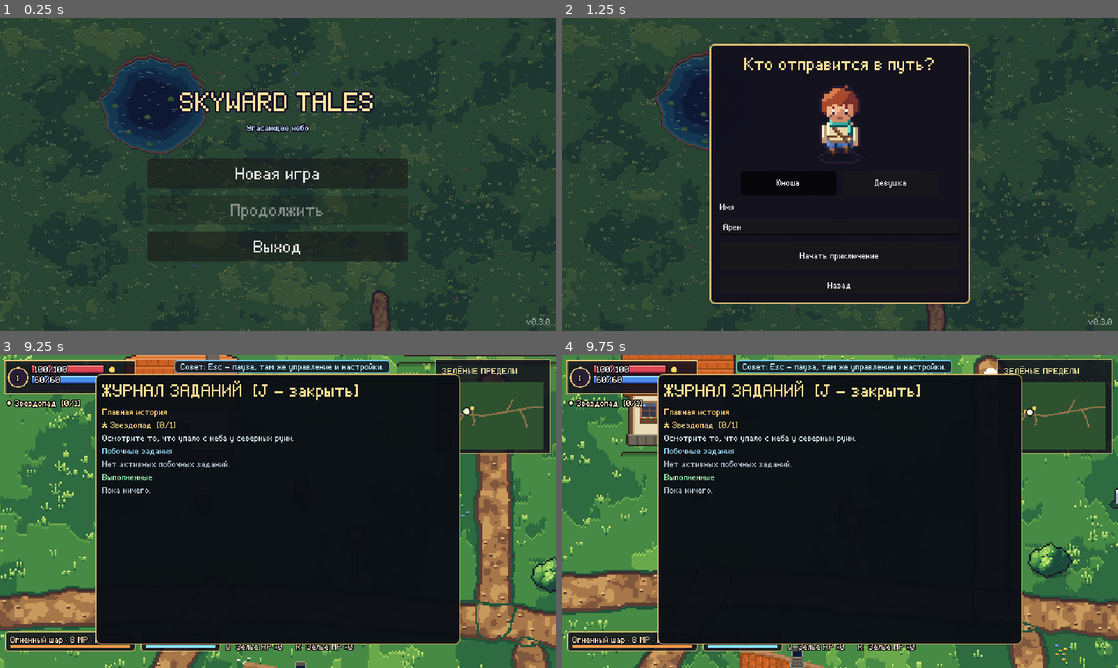
Above: before the commit, frames 1-4 (two rows, left to right).
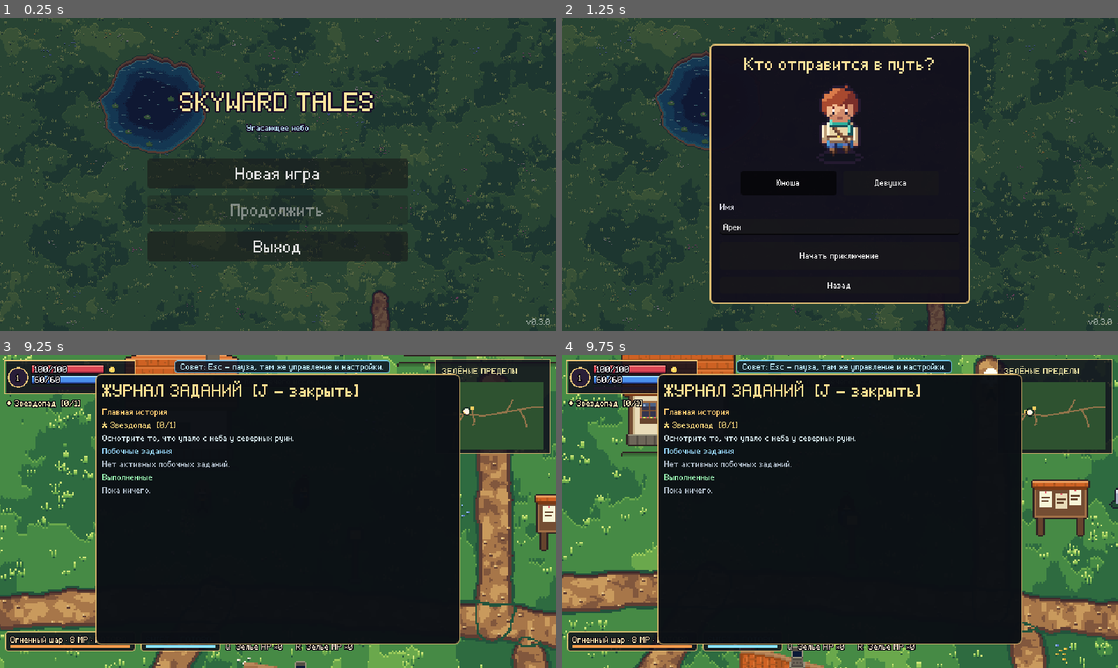
Above: after the commit, the same moments.

Repository: DoctorStrangeSH/Skyward-Tales
Game: Godot game, scene res://scenes/title_menu.tscn
Same seed, same stepped clock (60 frames per second), same inputs: the game is played once before the commit and once after it.
Inputs (mouse positions are in pixels of both pictures, inside the frame that each line leads up to):
- Up to frame 1 (0.25 s): no input
- Up to frame 2 (1.25 s): click "Новая игра" at 0.5 s
- Up to frame 3 (9.25 s): click "Начать приключение" at 1.25 s; tap Enter at 2 s; move the mouse to (250, 574) at 2.02 s; hold E (interact) 2.03-2.78 s; hold W (move_up) 2.03-3.53 s; click (250, 574) at 2.17 s; move the mouse to (444, 558) at 2.77 s; click (444, 558) at 2.85 s; tap E (interact) every 1.5 s from 3.05 to 9.05 s; move the mouse to (111, 464) at 3.52 s; hold E (interact) 3.53-4.28 s; hold A (move_left) 3.53-5.03 s; move the mouse to (305, 511) at 4.27 s; tap M at 4.35 s; click (305, 511) at 4.42 s; move the mouse to (194, 433) at 5.02 s; hold S (move_down) 5.03-5.78 s; hold E (interact) 5.03-5.78 s; tap K at 5.1 s; move the mouse to (400, 495) at 5.77 s; hold D (move_right) 5.78-6.53 s; tap T at 5.85 s; move the mouse to (166, 527) at 6.52 s; hold W (move_up) 6.53-7.28 s; hold E (interact) 6.53-7.28 s; tap J at 6.6 s; click (166, 527) at 6.67 s; move the mouse to (333, 442) at 7.27 s; hold D (move_right) from 7.28 s (still down); tap Shift at 7.35 s; move the mouse to (250, 574) at 8.02 s; hold E (interact) 8.03-8.78 s; tap I at 8.1 s; move the mouse to (444, 558) at 8.77 s; tap Q at 8.85 s; click (444, 558) at 8.92 s
- Up to frame 4 (9.75 s): move the mouse to (673, 464) at 9.52 s; release D (move_right) at 9.53 s; hold S (move_down) from 9.53 s (still down); hold E (interact) from 9.53 s (still down); tap R at 9.6 s

Frames 1-2 are identical in both runs. In frame 3, 0.9% of the frame differs, in the area x 95-100%, y 44-76%; in frame 4, 2.0%, in the area x 83-95%, y 39-72%.

Commit message:
feat: the village grows — settlers to find, invite and house
- data/settlement.json: board, three building plots, three settlers found
  around the world (woodcutter in the grove, cook in the marsh, fisher in
  the caves) with recruit/wait/home lines and services
- Settlement manager: invite, wait by the board, build a house for gold,
  houses with collision replace plots; services: cheaper building, a meal
  that restores everything and potions, refreshed after every quest
- Settler looks in the pack style, notice board art; saved with the game
- tests/settlement.gd

Co-Authored-By: Claude Opus 5.5 <noreply@anthropic.com>
Claude-Session: https://claude.ai/code/session_01MWkFZACZUurbmFYoYvVtgm

Diff:
--- a/assets/art_manifest.json
+++ b/assets/art_manifest.json
@@ -1195,6 +1195,16 @@
    78
   ]
  },
+ "world/village_board.png": {
+  "size": [
+   34,
+   34
+  ],
+  "origin": [
+   17,
+   32
+  ]
+ },
  "world/village_fence_h.png": {
   "size": [
    34,
--- a/data/regions.json
+++ b/data/regions.json
@@ -832,7 +832,6 @@
         [408, 402],
         [1089, 915],
         [1755, 902],
-        [594, 600],
         [106, 1139],
         [1482, 422],
         [1603, 366],
--- /dev/null
+++ b/data/settlement.json
@@ -0,0 +1,41 @@
+{
+  "region": "greenreach",
+  "board": {"position": [600, 578]},
+  "plots": [
+    {"id": "plot_west", "position": [262, 452]},
+    {"id": "plot_east", "position": [1004, 742]},
+    {"id": "plot_south", "position": [870, 884]}
+  ],
+  "settlers": {
+    "woodcutter": {
+      "name": "Ярош, лесоруб",
+      "found": {"region": "moonlit_grove", "position": [760, 500]},
+      "house": "village_house_small",
+      "cost": 60,
+      "recruit": "Деревня у тракта? Там, говорят, светлее… Возьмёте лесоруба? Мне бы крышу над головой — а я вам брёвен на все дома.",
+      "waiting": "Жду дома, {hero}. Как построишь — сразу за топор.",
+      "home": "Добрый дом! С моими брёвнами следующие постройки выйдут дешевле.",
+      "service": {"type": "discount", "value": 0.25, "label": "Стройка дешевле на 25%"}
+    },
+    "cook": {
+      "name": "Марта, повариха",
+      "found": {"region": "misty_marsh", "position": [760, 330]},
+      "house": "village_house_large",
+      "cost": 120,
+      "recruit": "Варю я знатно, только кому тут, в тумане? Найдёшь мне кухню в деревне — каждого накормлю.",
+      "waiting": "Мне бы печь да котёл, {hero}. Построишь дом — открою харчевню.",
+      "home": "Харчевня открыта! Заходи после каждого дела — накормлю досыта.",
+      "service": {"type": "heal", "label": "Похлёбка: всё здоровье и мана после каждого задания"}
+    },
+    "fisher": {
+      "name": "Ульф, рыбак",
+      "found": {"region": "crystal_caves", "position": [330, 470]},
+      "house": "village_house_slate",
+      "cost": 90,
+      "recruit": "Подземное озеро пустое — ни рыбёшки. Говорят, у вас пруды живые? Возьмёшь старика?",
+      "waiting": "Удочки собраны. Дело за домом, {hero}.",
+      "home": "Вода у вас чистая! Буду делиться уловом — из рыбьей чешуи славные зелья выходят.",
+      "service": {"type": "items", "items": [{"id": "health_potion", "amount": 1}, {"id": "mana_potion", "amount": 1}], "label": "Зелья после каждого задания"}
+    }
+  }
+}
--- a/scripts/game_save_state.gd
+++ b/scripts/game_save_state.gd
@@ -69,7 +69,8 @@
 			"defeated": game.defeated_enemies, "guardian_defeated": game.guardian_defeated,
 			"story_flags": game.director.make_snapshot(),
 			"discovered": game.discovered_enemies.duplicate(true), "landmarks": game.discovered_landmarks.duplicate(true),
-			"opened_chests": game.opened_chests.duplicate(true), "gathered_resource_nodes": game.gathered_resource_nodes.duplicate(true)
+			"opened_chests": game.opened_chests.duplicate(true), "gathered_resource_nodes": game.gathered_resource_nodes.duplicate(true),
+			"settlement": game.settlement.make_snapshot()
 		},
 		"magic": game.selected_spell_id
 	}
@@ -94,6 +95,7 @@
 	game.opened_chests = world_data.get("opened_chests", {}).duplicate(true)
 	game.gathered_resource_nodes = world_data.get("gathered_resource_nodes", {}).duplicate(true)
 	game.relationships.restore_snapshot(world_data.get("relationships", {}))
+	game.settlement.restore_snapshot(world_data.get("settlement", {}))
 	var saved_position := read_position(character.get("position"), DEFAULT_PLAYER_POSITION)
 	game._set_region(str(world_data.get("region", "greenreach")), saved_position, false)
 	for quest_id in quest_data["states"]:
--- a/scripts/hud.gd
+++ b/scripts/hud.gd
@@ -493,7 +493,7 @@
 	prompt_label.text = message
 
 ## Maps a speaker's name to an NPC sprite sheet for the portrait.
-const PORTRAITS := {"Элиан": "elder", "Мира": "cartographer" …(146 unchanged characters)… едана": "herbalist", "Лира": "alchemist"}
+const PORTRAITS := {"Элиан": "elder", "Мира": "cartographer" …(146 unchanged characters)… едана": "herbalist", "Лира": "alchemist", "Ярош": "settler_woodcutter", "Марта": "settler_cook", "Ульф": "settler_fisher"}
 
 func _set_speaker(speaker: String) -> void:
 	dialogue_speaker_label.text = speaker
--- a/scripts/main.gd
+++ b/scripts/main.gd
@@ -10,6 +10,7 @@
 const NPC_SCRIPT := preload("res://scripts/npc.gd")
 const COLLECTIBLE_SCRIPT := preload("res://scripts/collectible.gd")
 const WAYSTONE_SCRIPT := preload("res://scripts/waystone.gd")
+const SETTLEMENT_OBJECT_SCRIPT := preload("res://scripts/settlement_object.gd")
 const LOOT_SCRIPT := preload("res://scripts/loot.gd")
 const CHEST_SCRIPT := preload("res://scripts/treasure_chest.gd")
 const SAVE_SCRIPT := preload("res://scripts/save_system.gd")
@@ -52,6 +53,7 @@
 var director: StoryDirector
 var pickups: QuestPickups
 var givers: QuestGivers
+var settlement: Settlement
 var elder: WorldNpc
 var nearby_interactable: Node2D
 var spell_definitions: Dictionary = {}
@@ -104,6 +106,7 @@
 	dialogues = NpcDialogues.new(self)
 	pickups = QuestPickups.new(self)
 	givers = QuestGivers.new(self)
+	settlement = Settlement.new(self)
 	story = StoryScene.new(self)
 	director = StoryDirector.new(self)
 	player = PLAYER_SCENE.instantiate() as PlayerCharacter
@@ -355,6 +358,9 @@
 	var layout := _layout()
 	for npc_data in layout.get("npcs", []):
 		_spawn_npc(npc_data)
+	for npc_data in settlement.npcs_for(current_region):
+		_spawn_npc(npc_data)
+	_spawn_settlement()
 	for node_data in layout.get("resource_nodes", []):
 		var node_id := str(node_data.get("id", ""))
 		if not bool(gathered_resource_nodes.get(node_id, false)):
@@ -430,7 +436,7 @@
 	for node in get_children():
 		if node is WorldNpc and node.is_companion:
 			continue
-		if node is WorldNpc or node is WorldCollectible or node is SlimeEnemy or node is WorldLoot or node is TreasureChest or node is RegionGate or node is Waystone or node is MagicBolt or node is EnemyMagicOrb:
+		if node is WorldNpc or node is WorldCollectible or node is SlimeEnemy or node is WorldLoot or node is TreasureChest or node is RegionGate or node is Waystone or node is SettlementObject or node is MagicBolt or node is EnemyMagicOrb:
 			remove_child(node)
 			node.queue_free()
 	elder = null
@@ -591,6 +597,43 @@
 	stone.global_position = _vec(spot)
 	stone.set_awake(waystone_awake(current_region))
 	stone.used.connect(_on_waystone_used)
+
+# --- Settlement: board, plots and houses in the village ----------------------
+
+func _spawn_settlement() -> void:
+	if current_region != settlement.village_region():
+		return
+	var board_pos: Array = settlement.data.get("board", {}).get("position", [0, 0])
+	_spawn_settlement_object("board", "village_board", Vector2(float(board_pos[0]), float(board_pos[1])))
+	for entry in settlement.data.get("plots", []):
+		var p: Array = entry.get("position", [0, 0])
+		var plot_id := str(entry.get("id", ""))
+		var art := "village_plot"
+		var kind := "plot"
+		if settlement.homes.has(plot_id):
+			art = str(settlement.settler(str(settlement.homes[plot_id])).get("house", "village_house_small"))
+			kind = "house"
+		_spawn_settlement_object(kind, art, Vector2(float(p[0]), float(p[1])))
+
+func _spawn_settlement_object(kind: String, art: String, at: Vector2) -> void:
+	var object := SETTLEMENT_OBJECT_SCRIPT.new() as SettlementObject
+	object.kind = kind
+	object.art = art
+	add_child(object)
+	object.global_position = at
+	if kind == "board":
+		object.used.connect(func(_o: SettlementObject) -> void: settlement.open_board())
+
+## Rebuilds the village objects and settlers after a house goes up.
+func refresh_settlement() -> void:
+	for node in get_children():
+		if node is SettlementObject or (node is WorldNpc and node.npc_id.begins_with("settler_")):
+			remove_child(node)
+			node.queue_free()
+	_spawn_settlement()
+	for npc_data in settlement.npcs_for(current_region):
+		_spawn_npc(npc_data)
+	update_npc_markers()
 
 func waystone_awake(region_id: String) -> bool:
 	return director.has_flag("waystone_" + region_id)
@@ -703,6 +746,8 @@
 	var handler := Callable(self, "_on_%s_interacted" % npc_id)
 	if handler.is_valid():
 		npc.interacted.connect(handler)
+	elif settlement.has_settler_npc(npc_id):
+		npc.interacted.connect(func(_source: Node2D) -> void: settlement.talk(npc_id))
 	elif givers.has_giver(npc_id):
 		npc.interacted.connect(func(_source: Node2D) -> void: givers.talk(npc_id))
 	else:
--- a/scripts/npc_dialogues.gd
+++ b/scripts/npc_dialogues.gd
@@ -48,6 +48,8 @@
 	var quests := game.quests
 	if game.givers != null and game.givers.has_giver(npc_id):
 		return game.givers.marker_for(npc_id)
+	if game.settlement != null and game.settlement.has_settler_npc(npc_id):
+		return game.settlement.marker_for(npc_id)
 	if game.director != null and game.director.talk_target() == npc_id:
 		var definition: Dictionary = quests.definitions.get(quests.active_quest_id, {})
 		if not bool(definition.get("talk_requires_progress", false)) or quests.is_ready_to_complete(quests.active_quest_id):
@@ -79,6 +81,8 @@
 
 func handle_choice(choice_id: String) -> void:
 	if game.givers != null and game.givers.handle_choice(choice_id):
+		return
+	if game.settlement != null and game.settlement.handle_choice(choice_id):
 		return
 	match choice_id:
 		"merchant_quest_start":
--- /dev/null
+++ b/scripts/settlement.gd
@@ -0,0 +1,244 @@
+extends RefCounted
+class_name Settlement
+
+## The village grows: people met around the world (data/settlement.json) can
+## be invited home; at the settlement board the hero builds them a house on a
+## free plot. Each settler then offers a service: cheaper building, a meal
+## that restores everything, or potions — gifts refresh after every completed
+## quest. State: recruited settlers, which plot holds whose house, gifts.
+
+const DATA_PATH := "res://data/settlement.json"
+
+var game: SkywardGame
+var data: Dictionary = {}
+var recruited: Dictionary = {}     # settler id -> true
+var homes: Dictionary = {}         # plot id -> settler id
+var gift_marks: Dictionary = {}    # settler id -> completed quests when last served
+
+func _init(owner_game: SkywardGame) -> void:
+	game = owner_game
+	var file := FileAccess.open(DATA_PATH, FileAccess.READ)
+	if file != null:
+		var parsed: Variant = JSON.parse_string(file.get_as_text())
+		if parsed is Dictionary:
+			data = parsed
+
+func settlers() -> Dictionary:
+	return data.get("settlers", {})
+
+func settler(id: String) -> Dictionary:
+	return settlers().get(id, {})
+
+func village_region() -> String:
+	return str(data.get("region", "greenreach"))
+
+func home_of(id: String) -> String:
+	for plot_id in homes:
+		if homes[plot_id] == id:
+			return str(plot_id)
+	return ""
+
+func plot(plot_id: String) -> Dictionary:
+	for entry in data.get("plots", []):
+		if str(entry.get("id", "")) == plot_id:
+			return entry
+	return {}
+
+func free_plots() -> Array[String]:
+	var result: Array[String] = []
+	for entry in data.get("plots", []):
+		if not homes.has(str(entry.get("id", ""))):
+			result.append(str(entry.get("id", "")))
+	return result
+
+func homeless() -> Array[String]:
+	var result: Array[String] = []
+	for id in settlers():
+		if recruited.has(id) and home_of(str(id)).is_empty():
+			result.append(str(id))
+	return result
+
+func house_cost(id: String) -> int:
+	var cost := float(settler(id).get("cost", 60))
+	for plot_id in homes:
+		var service: Dictionary = settler(str(homes[plot_id])).get("service", {})
+		if str(service.get("type", "")) == "discount":
+			cost *= 1.0 - float(service.get("value", 0.0))
+	return int(round(cost))
+
+func _completed_quests() -> int:
+	var total := 0
+	for quest_id in game.quests.states:
+		if game.quests.is_completed(str(quest_id)):
+			total += 1
+	return total
+
+# --- World objects -------------------------------------------------------
+
+## NPC entries this region should spawn: settlers waiting where they were
+## found, and (in the village) settlers at their house or by the board.
+func npcs_for(region_id: String) -> Array[Dictionary]:
+	var result: Array[Dictionary] = []
+	var waiting_index := 0
+	for id in settlers():
+		var entry: Dictionary = settlers()[id]
+		var npc_id := "settler_" + str(id)
+		if not recruited.has(id):
+			var found: Dictionary = entry.get("found", {})
+			if str(found.get("region", "")) == region_id:
+				result.append({"id": npc_id, "name": entry.get("name", id), "position": found.get("position", [0, 0])})
+		elif region_id == village_region():
+			var plot_id := home_of(str(id))
+			var spot := Vector2.ZERO
+			if not plot_id.is_empty():
+				var p: Array = plot(plot_id).get("position", [0, 0])
+				spot = Vector2(float(p[0]), float(p[1]) + 18.0)
+			else:
+				var b: Array = data.get("board", {}).get("position", [0, 0])
+				spot = Vector2(float(b[0]) - 30.0 + waiting_index * 20.0, float(b[1]) + 22.0)
+				waiting_index += 1
+			result.append({"id": npc_id, "name": entry.get("name", id), "position": [spot.x, spot.y]})
+	return result
+
+func has_settler_npc(npc_id: String) -> bool:
+	return npc_id.begins_with("settler_") and settlers().has(npc_id.trim_prefix("settler_"))
+
+# --- Conversations -------------------------------------------------------
+
+func marker_for(npc_id: String) -> String:
+	var id := npc_id.trim_prefix("settler_")
+	if not recruited.has(id):
+		return "quest"
+	if not home_of(id).is_empty() and gift_ready(id):
+		return "ready"
+	return ""
+
+func gift_ready(id: String) -> bool:
+	var service: Dictionary = settler(id).get("service", {})
+	if not str(service.get("type", "")) in ["heal", "items"]:
+		return false
+	return _completed_quests() > int(gift_marks.get(id, -1))
+
+func talk(npc_id: String) -> void:
+	var id := npc_id.trim_prefix("settler_")
+	var entry := settler(id)
+	var speaker := str(entry.get("name", id))
+	if not recruited.has(id):
+		var choices: Array[Dictionary] = [
+			{"id": "settle_invite:" + id, "label": "Пойдём в нашу деревню"},
+			{"id": "settle_later", "label": "Подумаю"},
+		]
+		game._show_dialogue_choices(speaker, StoryText.format(str(entry.get("recruit", ""))), choices)
+		return
+	if home_of(id).is_empty():
+		game._show_dialogue(speaker, StoryText.format(str(entry.get("waiting", ""))))
+		return
+	if gift_ready(id):
+		_serve(id)
+		return
+	var service: Dictionary = entry.get("service", {})
+	game._show_dialogue(speaker, StoryText.format(str(entry.get("home", ""))) + "\n" + str(service.get("label", "")))
+
+func _serve(id: String) -> void:
+	var entry := settler(id)
+	var service: Dictionary = entry.get("service", {})
+	gift_marks[id] = _completed_quests()
+	match str(service.get("type", "")):
+		"heal":
+			game.player.health = game.player.max_health
+			game.player.mana = game.player.max_mana
+			game.player.stats_changed.emit()
+			Vfx.sparkle(game, game.player.global_position)
+			game._show_dialogue(str(entry.get("name", id)), "Горячая похлёбка! Ешь, набирайся сил. (Здоровье и мана восстановлены)")
+		"items":
+			var summary := game.dialogues._grant_reward({"items": service.get("items", [])})
+			game._show_dialogue(str(entry.get("name", id)), "Вот, держи улов%s." % summary)
+	GameAudio.play("pickup", -3.0, 0.0)
+	game.update_npc_markers()
+
+func handle_choice(choice_id: String) -> bool:
+	if choice_id == "settle_later":
+		game.dialogues._close()
+		return true
+	if choice_id.begins_with("settle_invite:"):
+		game.dialogues._close()
+		invite(choice_id.trim_prefix("settle_invite:"))
+		return true
+	if choice_id.begins_with("settle_build:"):
+		game.dialogues._close()
+		build(choice_id.trim_prefix("settle_build:"))
+		return true
+	return false
+
+## The settler packs up and heads for the village.
+func invite(id: String) -> bool:
+	if recruited.has(id) or not settlers().has(id):
+		return false
+	recruited[id] = true
+	for node in game.get_children():
+		if node is WorldNpc and node.npc_id == "settler_" + id:
+			Vfx.sparkle(game, node.global_position)
+			node.queue_free()
+	game.hud.show_message("%s идёт в деревню. Постройте дом у доски поселения." % str(settler(id).get("name", id)).get_slice(",", 0), 3.5)
+	GameAudio.play("quest", -4.0, 0.0)
+	game.request_autosave()
+	return true
+
+# --- Building -------------------------------------------------------------
+
+func open_board() -> void:
+	var waiting := homeless()
+	var plots := free_plots()
+	var lines := "Жители: %d · свободных участков: %d" % [homes.size(), plots.size()]
+	var choices: Array[Dictionary] = []
+	for id in waiting:
+		if plots.is_empty():
+			break
+		var name := str(settler(id).get("name", id)).get_slice(",", 0)
+		choices.append({"id": "settle_build:" + id, "label": "Построить дом для: %s — %d золота" % [name, house_cost(id)]})
+	if choices.is_empty():
+		if waiting.is_empty():
+			lines += "\nВстречайте людей в других землях и зовите их сюда — для каждого найдётся участок."
+		else:
+			lines += "\nВсе участки заняты."
+		game._show_dialogue("Доска поселения", lines)
+		return
+	choices.append({"id": "settle_later", "label": "Позже"})
+	game._show_dialogue_choices("Доска поселения", lines, choices)
+
+func build(id: String) -> bool:
+	var plots := free_plots()
+	if plots.is_empty() or not recruited.has(id) or not home_of(id).is_empty():
+		return false
+	var cost := house_cost(id)
+	if game.player.gold < cost:
+		game.hud.show_message("Не хватает золота: нужно %d." % cost, 2.5)
+		return false
+	game.player.gold -= cost
+	game.player.stats_changed.emit()
+	homes[plots[0]] = id
+	GameAudio.play("chest", -2.0, 0.0)
+	game.hud.show_message("Построен дом: %s въезжает!" % str(settler(id).get("name", id)).get_slice(",", 0), 3.5)
+	if game.current_region == village_region():
+		game.refresh_settlement()
+	game.request_autosave()
+	return true
+
+func make_snapshot() -> Dictionary:
+	return {"recruited": recruited.duplicate(), "homes": homes.duplicate(), "gifts": gift_marks.duplicate()}
+
+func restore_snapshot(snapshot: Variant) -> void:
+	recruited = {}
+	homes = {}
+	gift_marks = {}
+	if not snapshot is Dictionary:
+		return
+	for id in snapshot.get("recruited", {}):
+		if settlers().has(id):
+			recruited[id] = true
+	for plot_id in snapshot.get("homes", {}):
+		var id := str(snapshot["homes"][plot_id])
+		if settlers().has(id) and not plot(str(plot_id)).is_empty():
+			homes[str(plot_id)] = id
+	for id in snapshot.get("gifts", {}):
+		gift_marks[str(id)] = int(snapshot["gifts"][id])
--- /dev/null
+++ b/scripts/settlement_object.gd
@@ -0,0 +1,35 @@
+extends Node2D
+class_name SettlementObject
+
+## A village board (interactable), an empty plot or a built house. Houses
+## carry their own wall collision; art comes from assets/world/village_*.png.
+
+signal used(object: SettlementObject)
+
+var kind: String = "plot"        # "board", "plot" or "house"
+var art: String = "village_plot"
+
+func _ready() -> void:
+	if kind == "board":
+		add_to_group("interactables")
+	if kind == "house":
+		var body := StaticBody2D.new()
+		body.collision_layer = 4
+		body.collision_mask = 0
+		var shape := CollisionShape2D.new()
+		var rect := RectangleShape2D.new()
+		rect.size = Vector2(56, 22)
+		shape.shape = rect
+		shape.position = Vector2(0, -11)
+		body.add_child(shape)
+		add_child(body)
+		z_index = 0
+	elif kind == "plot":
+		z_index = -50
+	queue_redraw()
+
+func interact() -> void:
+	used.emit(self)
+
+func _draw() -> void:
+	WorldArt.draw_prop(self, "world/%s.png" % art)
--- /dev/null
+++ b/tests/settlement.gd
@@ -0,0 +1,110 @@
+extends SceneTree
+
+## Village growth: meet a settler far away, invite them, build a house at the
+## settlement board, the house and its collision appear, the settler lives
+## there and serves (discount, meal, potions refreshed by quests); saved.
+
+var game: SkywardGame
+
+func _initialize() -> void:
+	call_deferred("_run")
+
+func _verify(ok: bool, reason: String) -> bool:
+	if not ok:
+		push_error("SETTLEMENT TEST FAILED: " + reason)
+		quit(1)
+		return false
+	return true
+
+func _npc(id: String) -> WorldNpc:
+	for node in game.get_children():
+		if node is WorldNpc and node.npc_id == id and not node.is_queued_for_deletion():
+			return node
+	return null
+
+func _objects(kind: String) -> int:
+	var total := 0
+	for node in game.get_children():
+		if node is SettlementObject and node.kind == kind and not node.is_queued_for_deletion():
+			total += 1
+	return total
+
+func _run() -> void:
+	game = load("res://scenes/main.tscn").instantiate()
+	root.add_child(game)
+	await process_frame
+	game.autosave_enabled = false
+	if not _verify(_objects("board") == 1 and _objects("plot") == 3 and _objects("house") == 0, "the village has a board and three empty plots"):
+		return
+
+	# Yarosh waits in the grove.
+	game._set_region("moonlit_grove", Vector2(700, 500), false)
+	var yarosh := _npc("settler_woodcutter")
+	if not _verify(yarosh != null and game.dialogues.marker_for("settler_woodcutter") == "quest", "the woodcutter waits in the grove"):
+		return
+	yarosh.interacted.emit(yarosh)
+	if not _verify(game.hud.dialogue_visible, "he talks about the village"):
+		return
+	game._on_dialogue_choice_selected("settle_invite:woodcutter")
+	await process_frame
+	if not _verify(game.settlement.recruited.has("woodcutter") and _npc("settler_woodcutter") == null, "he leaves for the village"):
+		return
+
+	# Back home: he waits by the board until a house is built.
+	game._set_region("greenreach", Vector2(600, 600), false)
+	if not _verify(_npc("settler_woodcutter") != null, "he waits in the village"):
+		return
+	game.player.gold = 30
+	game.settlement.open_board()
+	game._on_dialogue_choice_selected("settle_build:woodcutter")
+	if not _verify(game.settlement.homes.is_empty(), "not enough gold, nothing built"):
+		return
+	game.player.gold = 200
+	game.settlement.open_board()
+	game._on_dialogue_choice_selected("settle_build:woodcutter")
+	await process_frame
+	if not _verify(game.settlement.homes.size() == 1 and game.player.gold == 140, "a house for 60 gold"):
+		return
+	if not _verify(_objects("house") == 1 and _objects("plot") == 2, "the house replaces a plot"):
+		return
+	if not _verify(game.settlement.house_cost("cook") == 90, "the woodcutter makes the next house cheaper"):
+		return
+
+	# Martha the cook: a meal after every completed quest.
+	game.settlement.invite("cook")
+	game.settlement.build("cook")
+	game.refresh_settlement()
+	if not _verify(game.player.gold == 50, "her house cost 90"):
+		return
+	game.player.health = 10
+	game.settlement.talk("settler_cook")
+	if not _verify(game.player.health == game.player.max_health, "the meal restores health"):
+		return
+	game.hud.close_dialogue()
+	game.player.health = 10
+	game.settlement.talk("settler_cook")
+	if not _verify(game.player.health == 10, "one meal per completed quest"):
+		return
+	game.hud.close_dialogue()
+	game.quests.start_quest("main_prologue")
+	game.quests.add_progress("main_prologue", 1)
+	game.quests.complete_quest("main_prologue")
+	if not _verify(game.dialogues.marker_for("settler_cook") == "ready", "a finished quest earns another meal"):
+		return
+
+	var snapshot := game.make_save_snapshot()
+	var restored: SkywardGame = load("res://scenes/main.tscn").instantiate()
+	root.add_child(restored)
+	await process_frame
+	if not _verify(restored.restore_save_snapshot(snapshot), "save restores"):
+		return
+	if not _verify(restored.settlement.homes.size() == 2 and restored.settlement.recruited.has("cook"), "the village is saved"):
+		return
+	var houses := 0
+	for node in restored.get_children():
+		if node is SettlementObject and node.kind == "house":
+			houses += 1
+	if not _verify(houses == 2, "both houses stand after loading"):
+		return
+	print("SETTLEMENT OK: invite, wait, build, gold, discount, meal per quest, save/load")
+	quit(0)
Not shown, changed: assets/sprites/chibi/manifest.json
Binary file added: assets/sprites/chibi/settler_cook/idle.png
Not shown, added: assets/sprites/chibi/settler_cook/idle.png.import
Binary file added: assets/sprites/chibi/settler_cook/walk.png
Not shown, added: assets/sprites/chibi/settler_cook/walk.png.import
Binary file added: assets/sprites/chibi/settler_fisher/idle.png
Not shown, added: assets/sprites/chibi/settler_fisher/idle.png.import
Binary file added: assets/sprites/chibi/settler_fisher/walk.png
Not shown, added: assets/sprites/chibi/settler_fisher/walk.png.import
Binary file added: assets/sprites/chibi/settler_woodcutter/idle.png
Not shown, added: assets/sprites/chibi/settler_woodcutter/idle.png.import
Binary file added: assets/sprites/chibi/settler_woodcutter/walk.png
(and 14 more such lines)
